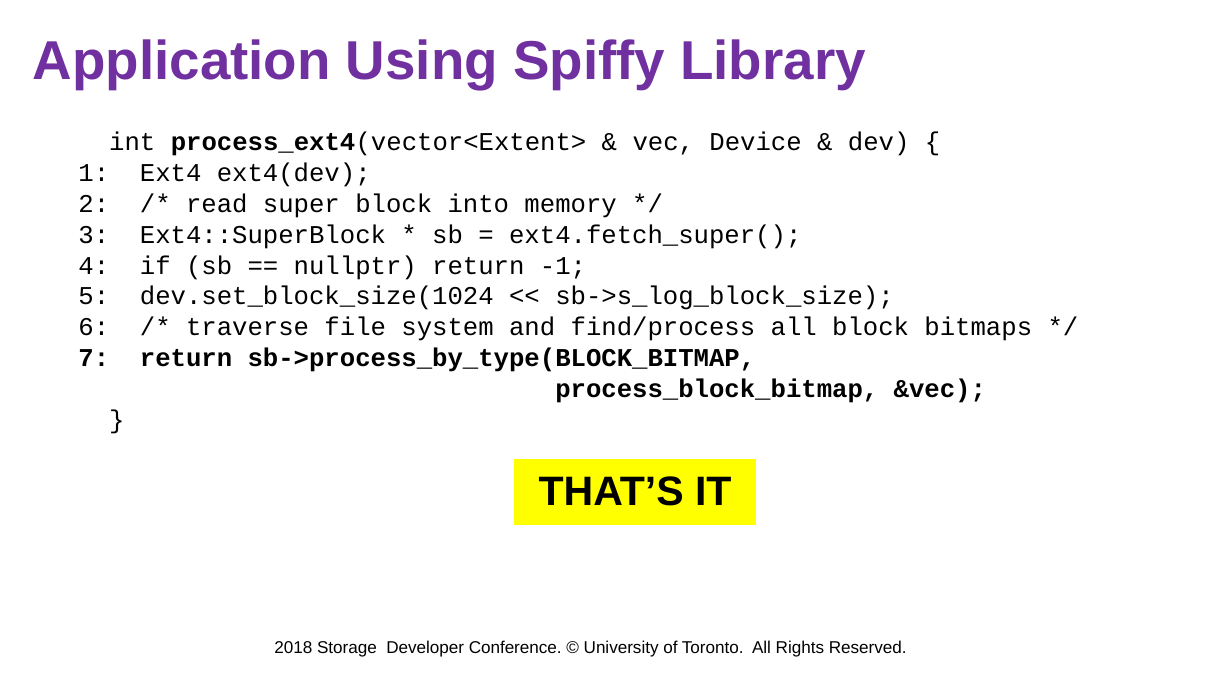
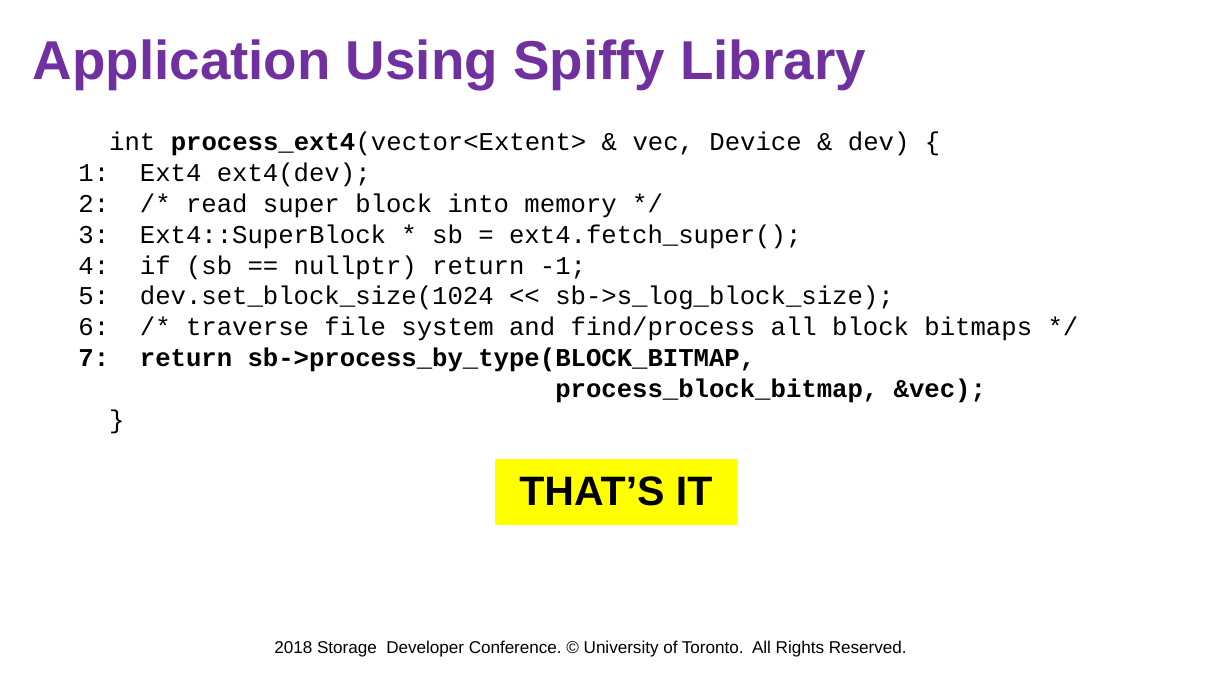
Before and after one commit to jacksun007/spiffy-paper, a slide deck: slide 44 of talk/sdc18_spiffy.pptx (slide 38 before the commit). Drawn at 1232x693 pixels with LibreOffice and Linux fonts; fonts in the diff are those of the drawing; background and template pictures are left out. Boxes give left, top, right and bottom in pixels: in the first picture for what was removed or moved away, otherwise in the second. Text is boxed around its words. In the diff, an @@ line names an element or a change of style, - is before the commit and + after.

```diff
--- a/talk/sdc18_spiffy.pptx
+++ b/talk/sdc18_spiffy.pptx
@@ rectangle "THAT’S IT": place and size @@
-rectangle "THAT’S IT" at <box>514,458,758,526</box>
+rectangle "THAT’S IT" at <box>494,458,738,526</box>
```
Also in this commit, not shown: 17 other slides changed, 6 slides added, 2 slides removed.
